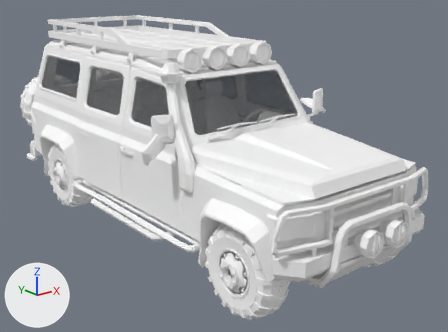
The FBX model Assets/PolygonMilitary/New_Models/5.fbx, before and after one commit.
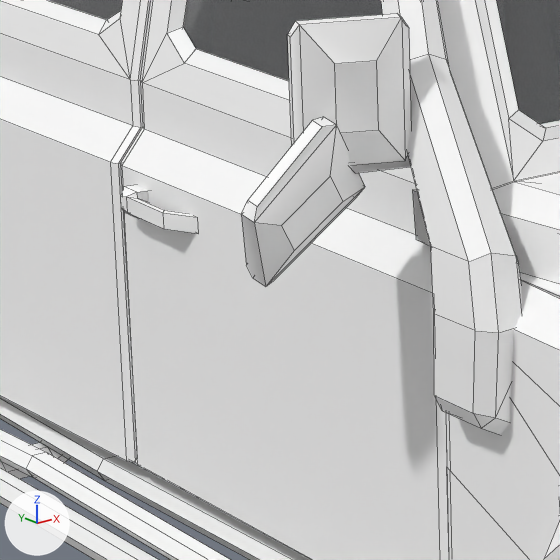
The first picture shows the older version from a camera (50 mm lens) standing at (-4.18, -5.4, 3.04) and looking at (0.26, 0.15, 0.81). The close-ups show both versions on the part from 22% to 45% of the width and 34% to 66% of the height of that picture; other places that the commit changed are outside them. Arrows for +X, +Y and +Z are at lower left; the lights stay in place. The close-ups show mesh edges as thin lines. Where no turn or scale is listed for an object, it has been applied to the vertices. Vertices at the same position are counted once.

The older version as bpy lines, for what is in view:
```python
me_mesh_110 = bpy.data.meshes.new('Mesh.110')
me_mesh_110.from_pydata(...)  # 64 vertices, 62 faces; spans x -1215.0..3072.0, y -635.0..500.0, z -580.0..2446.0
me_mesh_110.materials.append(mat_vehicleshd_004)  # its picture is missing
me_mesh_197 = bpy.data.meshes.new('Mesh.197')
me_mesh_197.from_pydata(...)  # 8 vertices, 1 face; spans x -0.054..0.054, y -0.416..0.422, z -0.261..0.261
me_mesh_197.materials.append(mat_glassshd_004)  # picture img_polygonmilitary_texture_01_a_png
me_mesh_198 = bpy.data.meshes.new('Mesh.198')
me_mesh_198.from_pydata(...)  # 8 vertices, 1 face; spans x -0.052..0.053, y -0.5..0.385, z -0.246..0.257
me_mesh_198.materials.append(mat_glassshd_004)  # picture img_polygonmilitary_texture_01_a_png
ob_glass_004 = bpy.data.objects.new('Glass.004', me_mesh_197)
ob_glass_004.location = (-0.789, 1.023, 1.727)
ob_glass_005 = bpy.data.objects.new('Glass.005', me_mesh_198)
ob_glass_005.location = (-0.791, 0.043, 1.712)
ob_sidemirrors_l_broken = bpy.data.objects.new('SideMirrors_L.broken', me_mesh_110)
ob_sidemirrors_l_broken.location = (-0.995, -0.573, 1.521)
ob_sidemirrors_l_broken.scale = (-0.0001, -0.0001, -0.0001)
# also in view: 'BONNET.001' at (0.0, -1.39, 1.35); 'SideMirrors_L.001' at (-1.02, -0.57, 1.51); 'SM_Veh_SUV_01.012' at (-0.92, 0.3, 0.51); 'SM_Veh_SUV_01.002' at (-0.84, -0.55, 1.59); 'BODY.003' at (0.0, 0.45, 1.22)
```
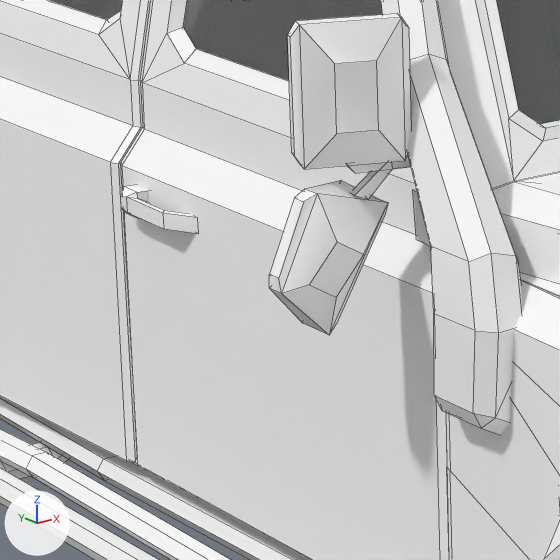
The edits, one by one:
me_mesh_110 is used by ob_sidemirrors_l_broken; location (-0.995, -0.573, 1.521); scale (-0.0001, -0.0001, -0.0001).
me_mesh_110 had 64 vertices, 62 faces and spanned x -1215.0..3072.0, y -635.0..500.0, z -580.0..2446.0.
me_mesh_110 now has 90 vertices, 78 faces and spans x -1656.0..2039.0, y -435.0..615.0, z -1175.0..2010.0.
me_mesh_110 part 1: the loose piece of 40 vertices spanning x 250.0..3072.0, y -635.0..454.0, z -580.0..2446.0 is rebuilt with 62 vertices and now spans x -578.0..2039.0, y -435.0..615.0, z -839.0..2010.0.
me_mesh_110 part 2: a new loose piece of 28 vertices spanning x -1656.0..250.0, y -295.0..553.0, z -1175.0..796.0, in mat_vehicleshd_004 (its picture is missing).
Object 'SideMirrors_L.broken' (ob_sidemirrors_l_broken) moves from (-0.995, -0.573, 1.521) to (-1.039, -0.568, 1.364).

Where the change shows, as pixel boxes [x1, y1, x2, y2] in the close-ups (560 x 560 px):
'SideMirrors_L.broken', reshaped, moved: before [241, 117, 365, 287]; after [269, 162, 417, 335]
part 1 of me_mesh_110, rebuilt (9% shorter): before [241, 117, 365, 287]; after [269, 180, 388, 335]
part 2 of me_mesh_110, added: after [353, 162, 417, 200]
